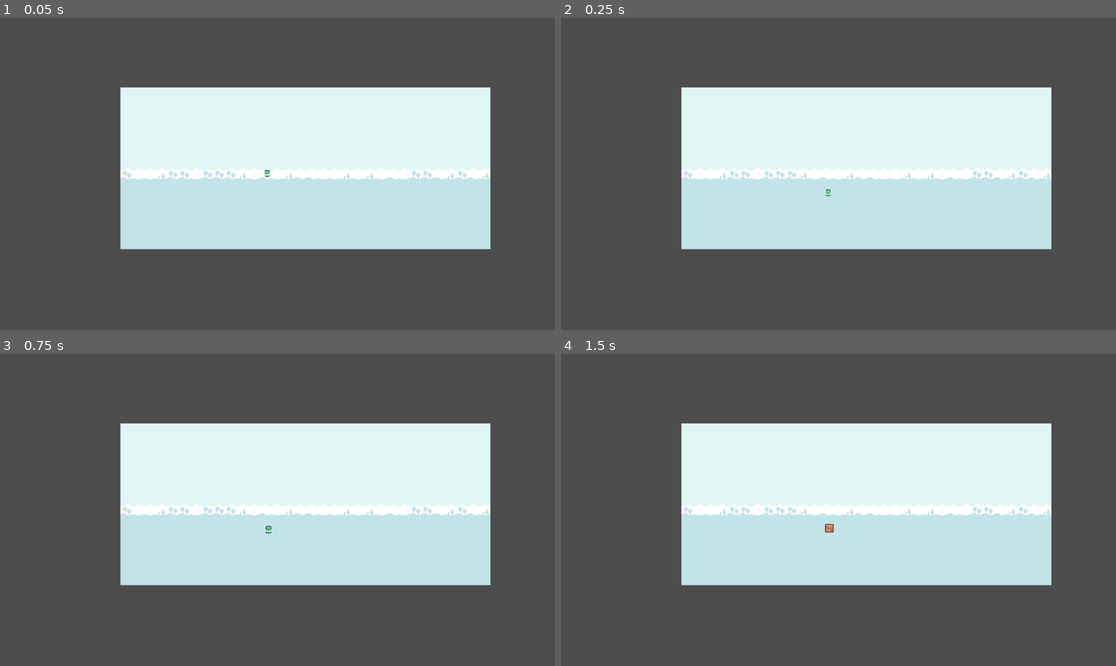
Above: before the commit, frames 1-4 (two rows, left to right).
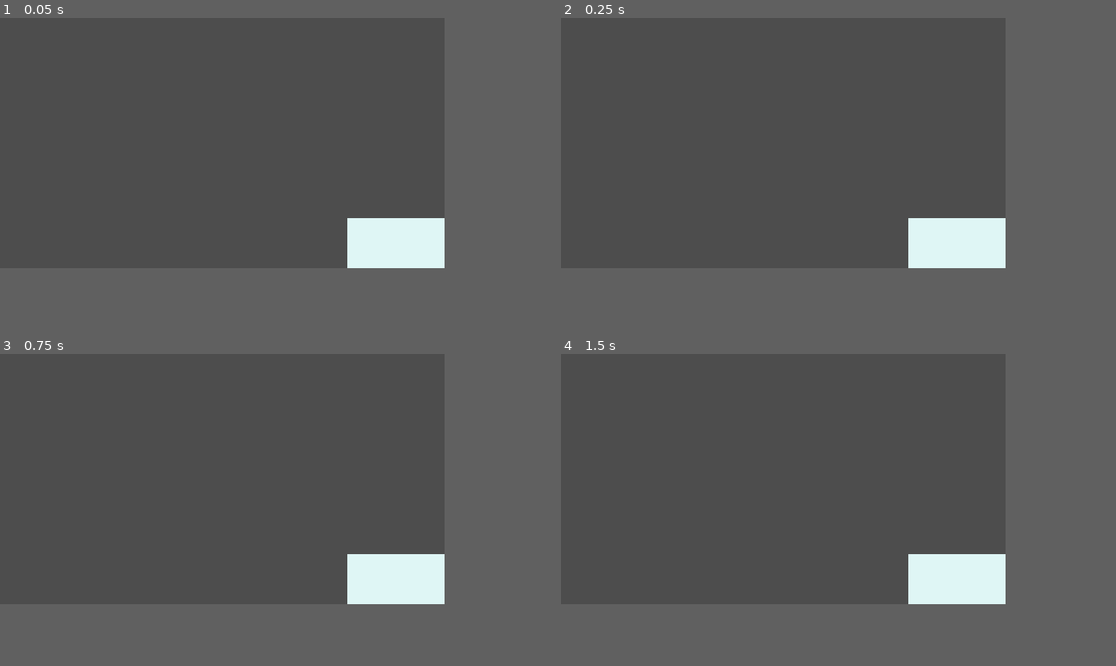
Above: after the commit, the same moments.

Repository: FerCamarena/Godot-SunnyLand_Game
Game: Godot game, scene res://Scenes/test_scene.tscn
Two runs of this game, one before a commit and one after it. Both use one fixed random seed, a clock stepped at 60 frames per second and the inputs below.
Inputs:
- Up to frame 1 (0.05 s): no input
- Up to frame 2 (0.25 s): no input
- Up to frame 3 (0.75 s): tap Enter at 0.5 s; hold D (move_right) from 0.53 s (still down); tap Space (morph) at 0.6 s
- Up to frame 4 (1.5 s): keep holding D (move_right); tap W (jump) at 0.77 s; tap Space (morph) at 1.25, 1.35 s
The window is 799x449 before the commit and 640x360 after it. Grey fills any space a smaller window leaves; there, only what the larger window draws over its background counts as a difference.

The runs differ from the first frame. In frame 1, 36% of the frame differs, in the area x 21-89%, y 22-81%; in frame 2, 36%; in frame 3, 36%; in frame 4, 36%.

Commit message:
Config: Project settings
Add current project version.
Add project description and launch settings.
Add custom viewport settings.

Diff:
--- a/project.godot
+++ b/project.godot
@@ -11,9 +11,23 @@
 [application]
 
 config/name="SunnyLand"
+config/description="Tiny platformer inspired by SnowyLand. Core gameplay involves puzzle solving featuring a series of minimalistic levels where you must sacrifice comrades by morphing them into platforms. Players must survive with at least one last comrade to complete levels by hiding in the next shadow."
+config/version="v0.1.15-dev"
 run/main_scene="res://Scenes/test_scene.tscn"
 config/features=PackedStringArray("4.3", "Mobile")
+run/max_fps=240
 config/icon="res://icon.svg"
+boot_splash/minimum_display_time=250
+boot_splash/version="v0.1.15-dev"
+
+[display]
+
+window/size/viewport_width=320
+window/size/viewport_height=180
+window/size/window_width_override=1280
+window/size/window_height_override=720
+window/stretch/mode="canvas_items"
+window/stretch/aspect="keep_height"
 
 [input]
 
